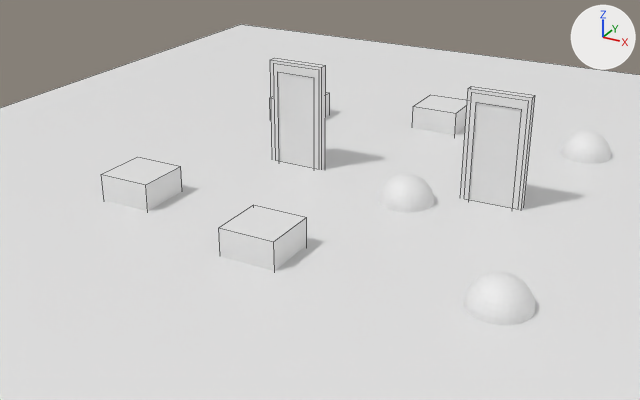
The Blender file scenes/basic_portals.blend as it was, and as the next commit left it.
Camera for both pictures: a 50 mm camera at (12.6, -28.5, 12.9) aimed at (-2.3, -1.2, -0.8). The lights are fixed; the arrows at upper right show +X, +Y and +Z. Mesh edges are drawn as thin lines on the coarser meshes.
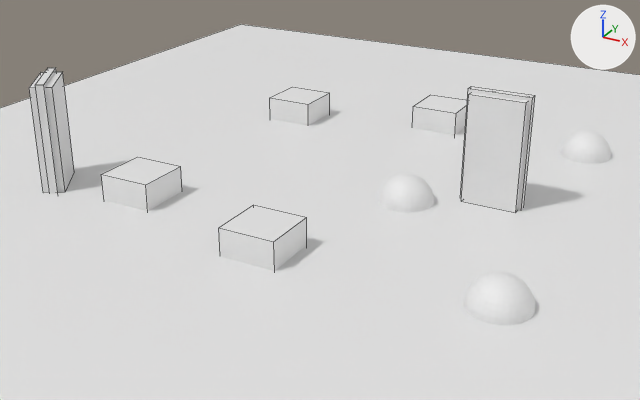
Where the newer file only moved an object's origin or applied its transform, the numbers keep the older frame.

Where the change shows, as pixel boxes (x1, y1, x2, y2) in the pictures (640 x 400 px):
'Portal1', mesh rescaled: before (470, 102, 522, 208); after (462, 93, 528, 212)
'Portal0', reshaped: before (278, 72, 314, 168); after (29, 72, 74, 192)
'Cube.005', moved, turned: before (270, 58, 326, 170); after (35, 68, 58, 194)
'Cube.004', unchanged, covered by the edit: (460, 86, 535, 210) in both
'Cube.002', unchanged, uncovered by the edit: before (270, 92, 330, 119); after (270, 87, 330, 126)

What the commit changed:
me_portal0 has 8 vertices, 6 faces and spans x -1.0..1.0, y -0.1..0.1, z -2.0..2.0.
me_portal0 is used by ob_portal0; location (-4.0, 0.0, 1.99).
Part 1, on me_portal0:
Vertex 0 of me_portal0 moves from (-1.0, -0.1, -2.0) at pixel (275, 160) to (-7.89, -5.39, -2.0).
Vertex 1 of me_portal0 moves from (-1.0, -0.1, 2.0) at pixel (273, 63) to (-7.89, -5.39, 2.0) at pixel (40, 72).
Vertex 2 of me_portal0 moves from (-1.0, 0.1, -2.0) to (-7.22, -4.95, -2.0) at pixel (74, 171).
Vertex 3 of me_portal0 moves from (-1.0, 0.1, 2.0) to (-7.22, -4.95, 2.0) at pixel (62, 71).
Vertex 4 of me_portal0 moves from (1.0, -0.1, -2.0) at pixel (319, 169) to (-6.78, -7.05, -2.0) at pixel (43, 192).
Vertex 5 of me_portal0 moves from (1.0, -0.1, 2.0) at pixel (319, 69) to (-6.78, -7.05, 2.0) at pixel (29, 87).
Vertex 6 of me_portal0 moves from (1.0, 0.1, -2.0) to (-6.11, -6.61, -2.0) at pixel (65, 191).
Vertex 7 of me_portal0 moves from (1.0, 0.1, 2.0) to (-6.11, -6.61, 2.0) at pixel (52, 87).
me_portal1 has 8 vertices, 6 faces and spans x -1.0..1.0, y -0.1..0.1, z -2.0..2.0.
me_portal1 is used by ob_portal1; location (4.0, 0.0, 1.99).
me_portal1 part 2: the whole mesh is scaled about its middle by (1, 4, 1).
Object 'Cube.005' (ob_cube_005) moves from (-4.0, 0.0, 2.0) to (-11.0, -6.0, 2.0).
Object 'Cube.005' (ob_cube_005) turns from (0, 0, 0) to (0, 0, -56) degrees about x, y and z.
